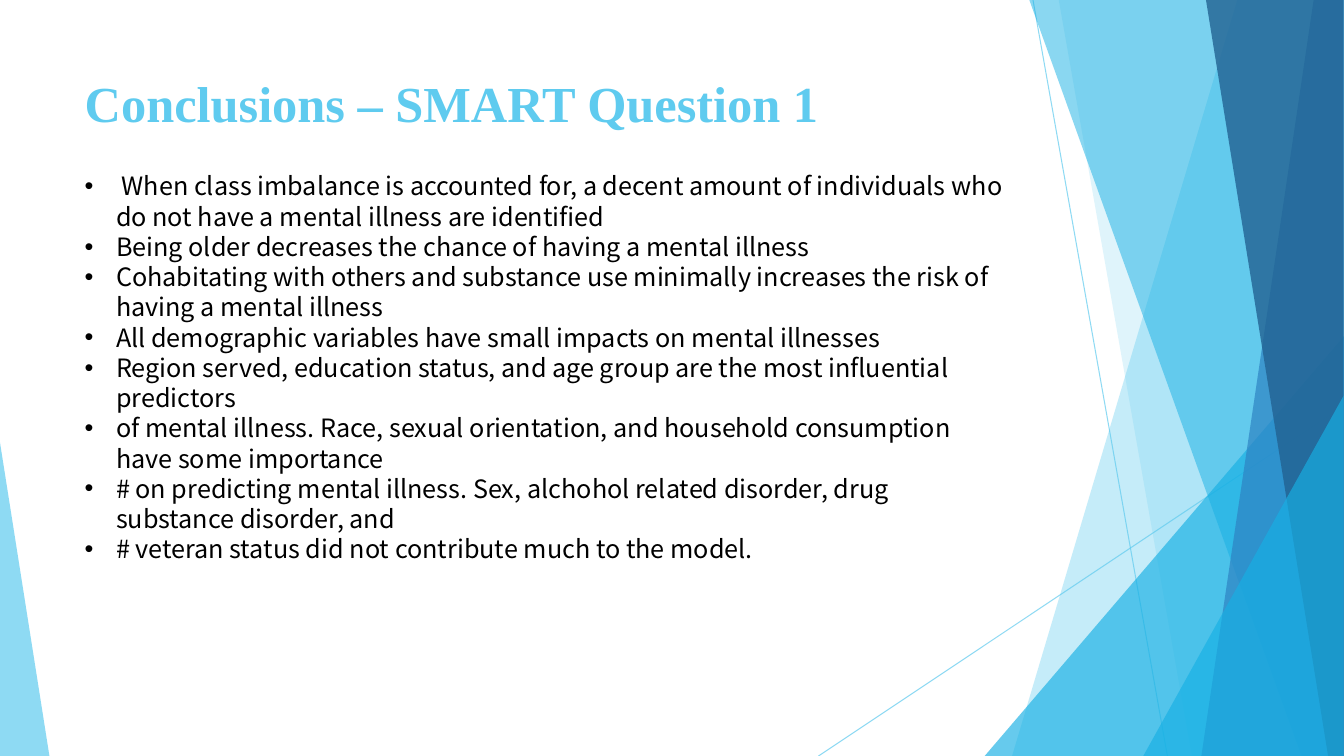
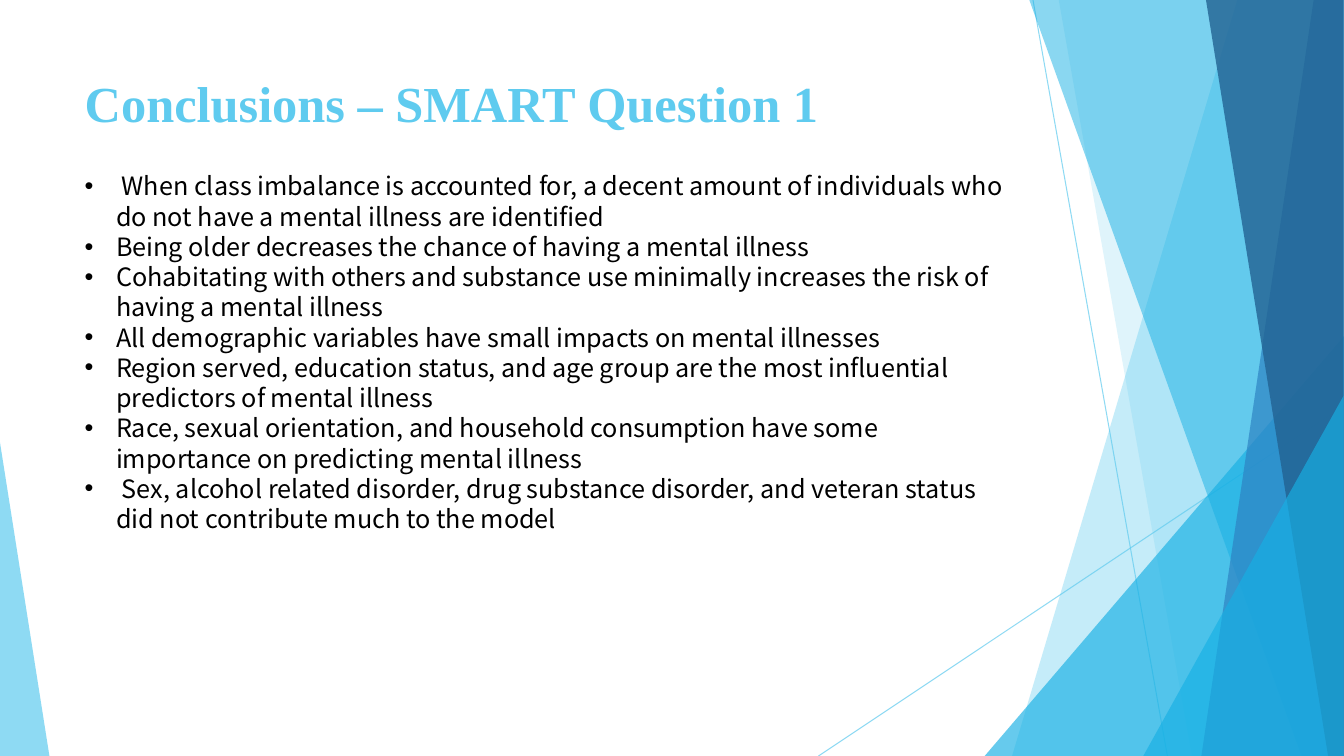
Before and after one commit to daniasalman6/Project-Data-Mining, a slide deck: slide 16 of Presentation/Final_Presentation.pptx (slide 13 before the commit). Drawn at 1344x756 pixels with LibreOffice and Linux fonts; fonts in the diff are those of the drawing. Boxes give left, top, right and bottom in pixels: in the first picture for what was removed or moved away, otherwise in the second. Text is boxed around its words. In the diff, an @@ line names an element or a change of style, - is before the commit and + after.

```diff
--- a/Presentation/Final_Presentation.pptx
+++ b/Presentation/Final_Presentation.pptx
@@ text at [116,351,977,529]: text changed @@
-• Region served, education status, and age group are the most influential predictors
-• of mental illness. Race, sexual orientation, and household consumption have some importance
-• # on predicting mental illness. Sex, alchohol related disorder, drug substance disorder, and
-• # veteran status did not contribute much to the model.
+• Region served, education status, and age group are the most influential predictors of mental illness
+• Race, sexual orientation, and household consumption have some importance on predicting mental illness
+• Sex, alcohol related disorder, drug substance disorder, and veteran status did not contribute much to the model
```
Also in this commit, not shown: 11 slides added.
